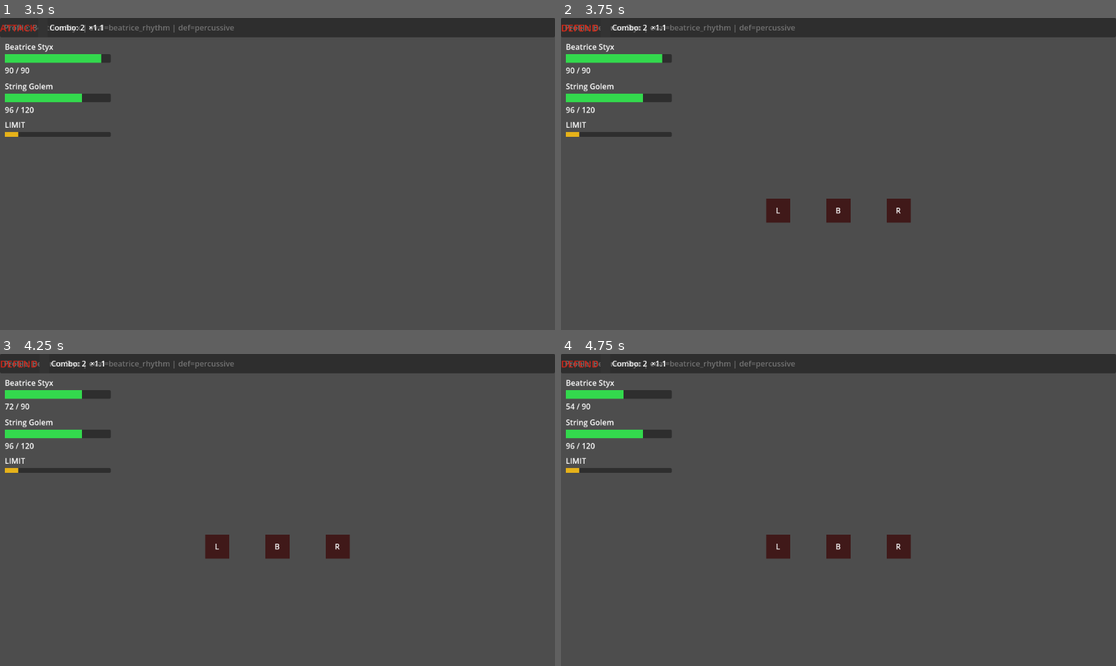
Above: before the commit, frames 1-4 (two rows, left to right).
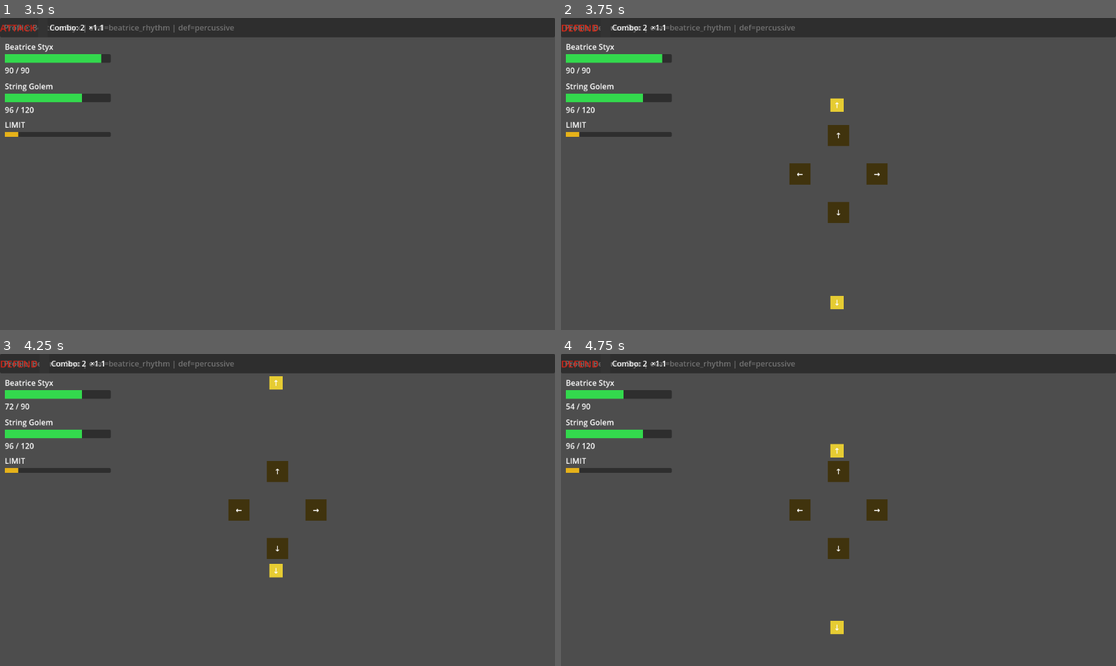
Above: after the commit, the same moments.

Repository: Parz1val1/rhythm-game-prototype
Game: Godot game, scene res://test_scene.tscn
Two runs of this game, one before a commit and one after it. Both use one fixed random seed, a clock stepped at 60 frames per second and the inputs below. Sound files missing from this copy of the repository are replaced by a short silence.
Inputs:
- Up to frame 1 (3.5 s): tap Enter at 0.5, 2 s; hold J (drum_right) 0.53-1.28 s; hold Space (limit_break) 0.53-1.28 s; hold Down (rhythm_down) 1.28-2.03 s; tap Space (limit_break) at 1.35, 2.85 s; hold J (drum_right) 2.03-2.78 s; hold Space (limit_break) 2.03-2.78 s; hold Up (rhythm_up) from 2.78 s (still down)
- Up to frame 2 (3.75 s): tap Enter at 3.5 s; release Up (rhythm_up) at 3.53 s; hold F (drum_left) from 3.53 s (still down); hold Space (limit_break) from 3.53 s (still down)
- Up to frame 3 (4.25 s): keep holding F (drum_left); keep holding Space (limit_break)
- Up to frame 4 (4.75 s): keep holding F (drum_left); release Space (limit_break) at 4.28 s; tap Space (limit_break) at 4.35 s

Frame 1 is identical in both runs. In frame 2, 2.0% of the frame differs, in the area x 36-64%, y 25-94%; in frame 3, 2.0%, in the area x 36-64%, y 7-72%; in frame 4, 2.0%.

Commit message:
fix: show note visuals during DEFEND regardless of lane type — lazy lane visibility; always setup NoteLane

Diff:
--- a/combat/drum_lane.gd
+++ b/combat/drum_lane.gd
@@ -67,16 +67,19 @@
 		_hit_zones[dir] = hz
 
 func _on_phase_changed(new_phase: int) -> void:
-	visible = (new_phase == 1)
 	if new_phase == 0:
+		visible = false
 		for v in _visuals.values():
 			if is_instance_valid(v): v.queue_free()
 		_visuals.clear()
+	# Do NOT auto-show on DEFEND entry — show lazily from _on_note_approaching.
 
 func _on_note_approaching(note: NoteData, target_beat: int) -> void:
 	var dir := note.direction
 	if not _zone_x.has(dir):
 		return
+	if not visible:
+		visible = true
 	var x: float  = _zone_x[dir]
 	var beats_rem: float = max(0.5, float(target_beat - BeatClock.beat_number))
 	var travel    := beats_rem * (60.0 / BeatClock.bpm)
--- a/combat/note_lane.gd
+++ b/combat/note_lane.gd
@@ -110,20 +110,26 @@
 # ---------------------------------------------------------------------------
 
 func _on_phase_changed(new_phase: int) -> void:
-	# Phase.ATTACK = 0, Phase.DEFEND = 1
-	visible = (new_phase == 1)
-	DebugLog.visual("[LANE   ] visible=%s" % (new_phase == 1))
 	if new_phase == 0:
-		# Clear all travelling visuals when entering ATTACK.
+		# Entering ATTACK: hide and clear travelling visuals.
+		visible = false
+		DebugLog.visual("[LANE   ] visible=false (ATTACK)")
 		for visual in _visuals.values():
 			if is_instance_valid(visual):
 				visual.queue_free()
 		_visuals.clear()
+	# Do NOT auto-show on DEFEND entry. Show lazily in _on_note_approaching only
+	# when a direction this lane handles actually arrives. This prevents empty
+	# up/down/left/right hit zones appearing during a percussive-enemy DEFEND phase.
 
 func _on_note_approaching(note: NoteData, target_beat: int) -> void:
 	var dir := String(note.direction)
 	if not _spawn_centers.has(dir):
 		return
+	# Reveal on first note this lane handles, so hit zones only appear when needed.
+	if not visible:
+		visible = true
+		DebugLog.visual("[LANE   ] visible=true (first note_approaching for dir=%s)" % dir)
 
 	var spawn_edge := _spawn_centers[dir] as Vector2
 	var hit_zone   := _hz_centers[dir]    as Vector2
--- a/test_scene.gd
+++ b/test_scene.gd
@@ -121,16 +121,18 @@
 	add_child(_profile_label)
 	_update_profile_label(profile)
 
-	# Note lane: hide arrow lanes for percussive, show drum lane instead.
+	# Always set up NoteLane — it shows only when it receives a note_approaching for a
+	# direction it handles (up/down/left/right). This ensures directional-note enemies
+	# are visible even when Beatrice's percussive profile is active.
+	# For percussive profiles, also create DrumLane for drum-direction enemies.
+	# Both lanes coexist; each silently ignores directions the other handles.
 	var is_percussive := profile != null and profile.defense_pattern_type == &"percussive"
-	_note_lane.visible = not is_percussive
+	_note_lane.setup(_combat)
 	if is_percussive:
 		_drum_lane = DrumLaneScript.new()
 		add_child(_drum_lane)
 		_drum_lane.position = Vector2(326, 200)
 		_drum_lane.setup(_combat)
-	else:
-		_note_lane.setup(_combat)
 
 	# Drum pattern display (attack readout) — shown only for Beatrice.
 	if use_beatrice:
